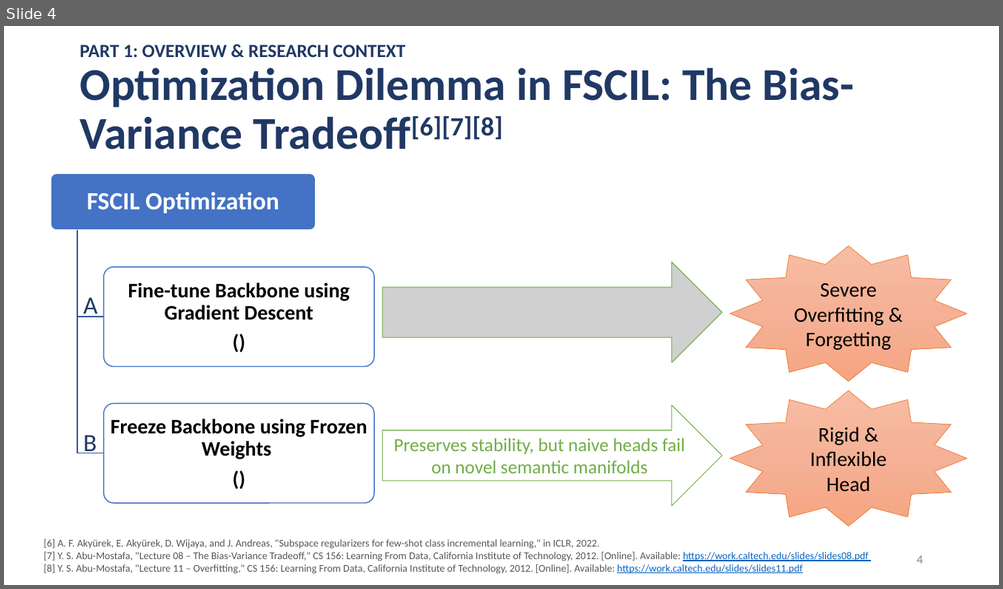
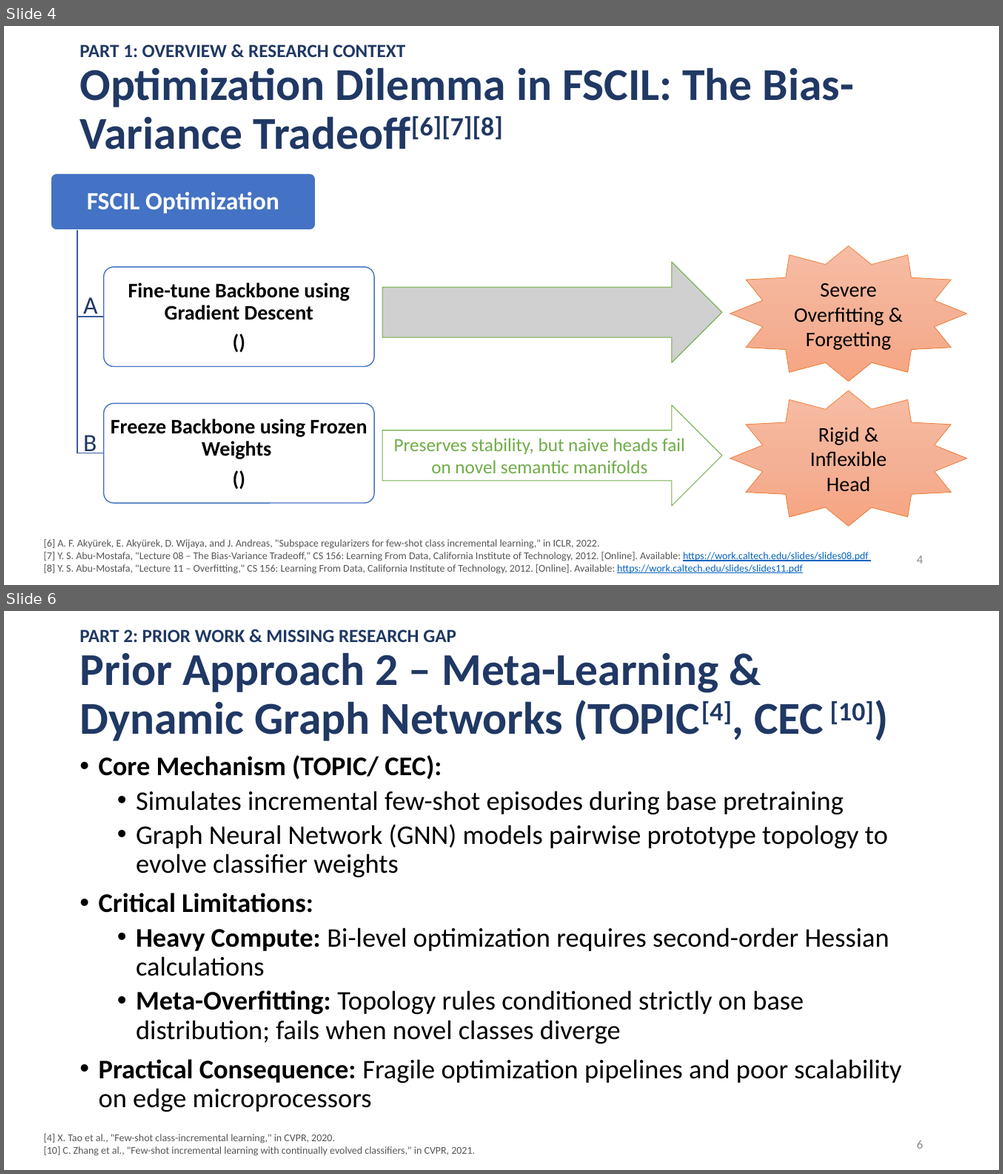
Before and after one commit to famevease/Intro2ML_Adopt-ML-paper, a slide deck: slides/presentation_v1.pptx. Shown one above the other, each under a label of ours: slide 4 before the commit, slides 4 and 6 after it; the slides between them are not shown. The pictures are 1003x589 and 1003x1174 pixels, drawn with LibreOffice and Linux fonts; fonts in the diff are those of the drawing; grey boxes stand for pictures. Boxes give left, top, right and bottom in pixels: in the first picture for what was removed or moved away, otherwise in the second. Text is boxed around its words. In the diff, an @@ line names an element or a change of style, - is before the commit and + after.

Commit message:
docs: add slide 5-7

```diff
--- a/slides/presentation_v1.pptx
+++ b/slides/presentation_v1.pptx
@@ slide 6 added at [4,611,999,1170], background #FFFFFF @@
@@ text added at [79,629,456,642], 18 pt, text #203864, bold @@
+PART 2: PRIOR WORK & MISSING RESEARCH GAP
@@ title added at [79,652,874,741], 44 pt, text #203864, bold @@
+Prior Approach 2 – Meta-Learning & Dynamic Graph Networks (TOPIC[4], CEC [10])
@@ text added at [99,755,901,1113], 26 pt, text #000000 @@
+• Core Mechanism (TOPIC/ CEC):
+  • Simulates incremental few-shot episodes during base pretraining
+  • Graph Neural Network (GNN) models pairwise prototype topology to evolve classifier weights
+• Critical Limitations:
+  • Heavy Compute: Bi-level optimization requires second-order Hessian calculations
+  • Meta-Overfitting: Topology rules conditioned strictly on base distribution; fails when novel classes diverge
+• Practical Consequence: Fragile optimization pipelines and poor scalability on edge microprocessors
@@ text added at [44,1134,475,1156], 10 pt, text #555555 @@
+[4] X. Tao et al., "Few-shot class-incremental learning," in CVPR, 2020.
+[10] C. Zhang et al., "Few-shot incremental learning with continually evolved classifiers," in CVPR, 2021.
@@ page number added at [916,1141,922,1149], 12 pt, text #8C8C8C @@
+6
```
Also in this commit, not shown: 2 other slides added, 1 slide removed, 1 other file.
